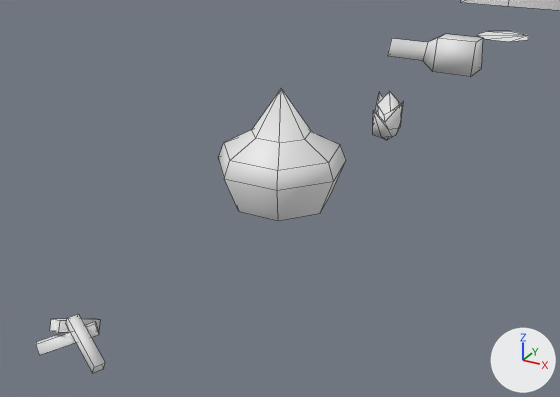
An edit to the FBX model LD60/Assets/Models/Car.fbx, drawn before and after from the same camera.
Both versions are drawn from a 50 mm lens placed at (2.32, -12.23, 2.12), pointed at (0.06, -8.12, 0.06). Lighting does not change. The marker at lower right points along +X, +Y and +Z. The older version comes first. Mesh edges are drawn as thin lines.

Objects in the first picture: 'CampFire', 'Car', 'Enemy', 'Fire', 'Turret', 'Wheel'.
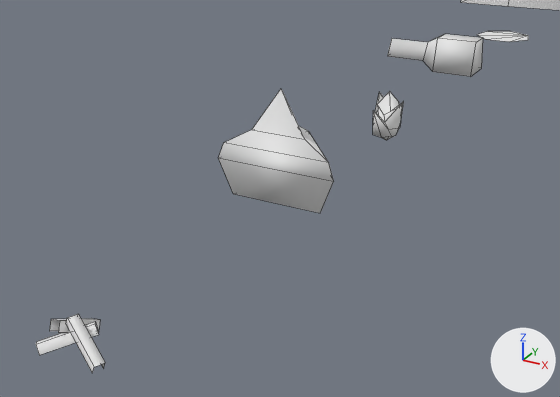
Edits to the scene script, one JSON object a line:
```json
{"block": "me_fire_001", "where": "# used by ob_campfire; location = (0.0, -10.0, 0.0)"}
{"block": "me_fire_001", "where": "# verts and faces of me_fire_001; kept vertices keep their numbers, new ones are numbered from 24"}
{"block": "me_fire_001", "where": "# before: 0 (-0.058, 0.008, 0.115), 1 (-0.032, -0.003, 0.164) at pixel (67, 317), 2 (-0.037, 0.059, 0.115), 3 (-0.011, 0.049, 0.164) at pixel (78, 313), 8 (-0.16, -0.089, 0.043) at pixel (36, 341)"}
{"block": "me_fire_001", "where": "# before: 9 (-0.139, -0.094, -0.007), 10 (-0.125, -0.128, 0.062) at pixel (35, 344), 11 (-0.104, -0.133, 0.011) at pixel (39, 355), 12 (0.031, 0.109, 0.102) at pixel (95, 321), 13 (0.052, 0.103, 0.051) at pixel (98, 332)"}
{"block": "me_fire_001", "where": "# before: 14 (0.065, 0.069, 0.121) at pixel (94, 323), 15 (0.087, 0.064, 0.07) at pixel (98, 334), 20 (-0.05, -0.033, 0.159) at pixel (59, 320), 21 (-0.043, -0.059, 0.11) at pixel (58, 332), 22 (-0.105, -0.035, 0.151) at pixel (50, 319)"}
{"block": "me_fire_001", "where": "# before: 23 (-0.098, -0.061, 0.103) at pixel (49, 331)"}
{"block": "me_fire_001", "where": "# before: 4 (0.167, -0.085, -0.024) at pixel (92, 373), 5 (0.192, -0.095, 0.024) at pixel (94, 367), 6 (0.188, -0.033, -0.024) at pixel (103, 368), 7 (0.214, -0.044, 0.024) at pixel (105, 362)"}
{"op": "remove", "block": "me_fire_001", "code": "me_fire_001.from_pydata(...)  # 24 vertices, 15 faces; spans x -0.16..0.214, y -0.133..0.215, z -0.028..0.164"}
{"op": "add", "block": "me_fire_001", "code": "me_fire_001.from_pydata(...)  # 24 vertices, 9 faces; spans x -0.16..0.214, y -0.133..0.215, z -0.028..0.164"}
{"block": "me_fire_001", "change": "me_fire_001 part 2"}
{"op": "add", "block": "me_fire_001", "code": "delete_faces([(0, 1, 3, 2), (8, 9, 11, 10), (12, 14, 15, 13), (20, 22, 23, 21)])"}
{"block": "me_fire_001", "change": "me_fire_001 part 3"}
{"op": "add", "block": "me_fire_001", "code": "delete_faces([(4, 6, 7, 5)])"}
{"block": "me_fire_001", "change": "other edits to the shape of me_fire_001 do not show in these pictures"}
{"block": "me_wheel_002", "where": "# used by ob_enemy; location = (0.0, -8.0, 0.0)"}
{"op": "remove", "block": "me_wheel_002", "code": "me_wheel_002.from_pydata(...)  # 29 vertices, 28 faces; spans x -0.433..0.433, y -0.4..0.444, z 0.0..0.774"}
{"op": "add", "block": "me_wheel_002", "code": "me_wheel_002.from_pydata(...)  # 13 vertices, 12 faces; spans x -0.433..0.433, y -0.099..0.444, z 0.0..0.774"}
{"block": "me_wheel_002", "change": "me_wheel_002 part 1"}
{"block": "me_wheel_002", "change": "16 vertices are removed from x -0.347..0.347, y -0.4..0.277, z 0.0..0.478"}
{"block": "me_wheel_002", "change": "28 faces are deleted"}
{"block": "me_wheel_002", "change": "12 new faces join them"}
```

Boxes (x1, y1, x2, y2) around the edits, measured in the pictures (560 x 397 px):
```json
{"object": "Enemy", "change": "reshaped", "before": [218, 89, 346, 221], "after": [218, 89, 334, 213], "on screen": "9% narrower, 6% shorter"}
{"part": 2, "of": "me_fire_001", "change": "deleted", "before": [49, 319, 99, 334]}
{"part": 3, "of": "me_fire_001", "change": "deleted", "before": [93, 363, 105, 373]}
```
